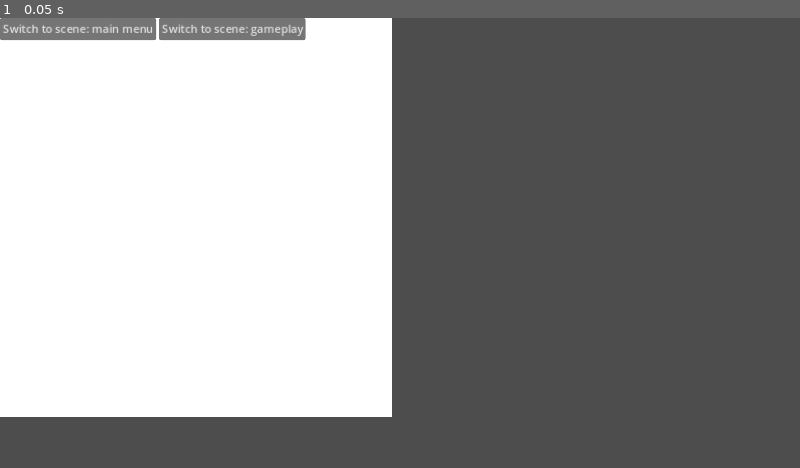
Above: before the commit, frame 1.
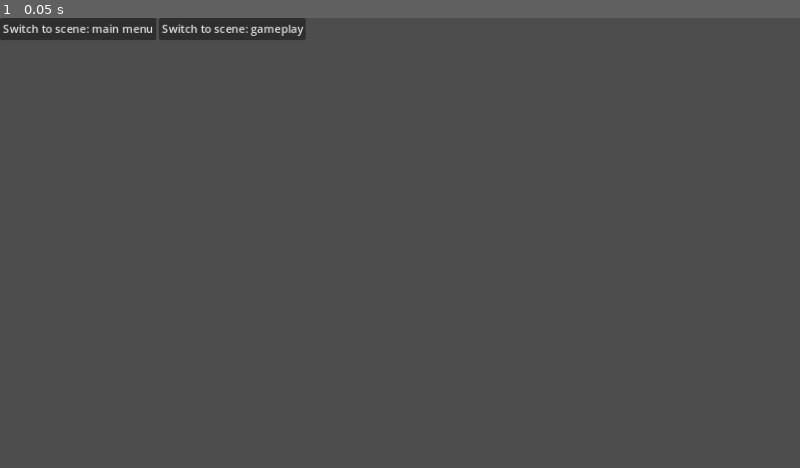
Above: after the commit, the same moment.

Repository: 0x42697262/Danmaku-Deconstruction
Game: Godot game, scene res://scenes/main.tscn
Two runs of this game, one before a commit and one after it. Both use one fixed random seed, a clock stepped at 60 frames per second and the inputs below.
Inputs:
- Up to frame 1 (0.05 s): no input

The runs differ from the first frame. In frame 1, 43% of the frame differs, in the area x 0-49%, y 0-89%.

Commit message:
solution to scene position

Diff:
--- a/scenes/main.gd
+++ b/scenes/main.gd
@@ -27,9 +27,17 @@
 
 # Called when the node enters the scene tree for the first time.
 func _ready():
+	set_scene_position()
 	var scene_picker = preload("res://scenes/_temp(for_deletion)/_temp_scene_changer.tscn").instantiate()
 	$gui.replace(scene_picker)
 
 # Called every frame. 'delta' is the elapsed time since the previous frame.
 func _process(delta):
 	pass
+
+func set_scene_position():
+	var window_width: int = ProjectSettings.get_setting("display/window/size/viewport_width")
+	var window_height: int = ProjectSettings.get_setting("display/window/size/viewport_height")
+	var window_size: Vector2 = Vector2(window_width, window_height)
+
+	$game_world.set_position(window_size/2)
--- a/scenes/main.tscn
+++ b/scenes/main.tscn
@@ -10,19 +10,6 @@
 [node name="game_world" type="Node2D" parent="."]
 script = ExtResource("2_ej3mh")
 
-[node name="Control" type="Control" parent="game_world"]
-layout_mode = 3
-anchors_preset = 15
-anchor_right = 1.0
-anchor_bottom = 1.0
-grow_horizontal = 2
-grow_vertical = 2
-
-[node name="ColorRect" type="ColorRect" parent="game_world/Control"]
-layout_mode = 0
-offset_right = 564.0
-offset_bottom = 575.0
-
 [node name="gui" type="Control" parent="."]
 layout_mode = 3
 anchors_preset = 15
